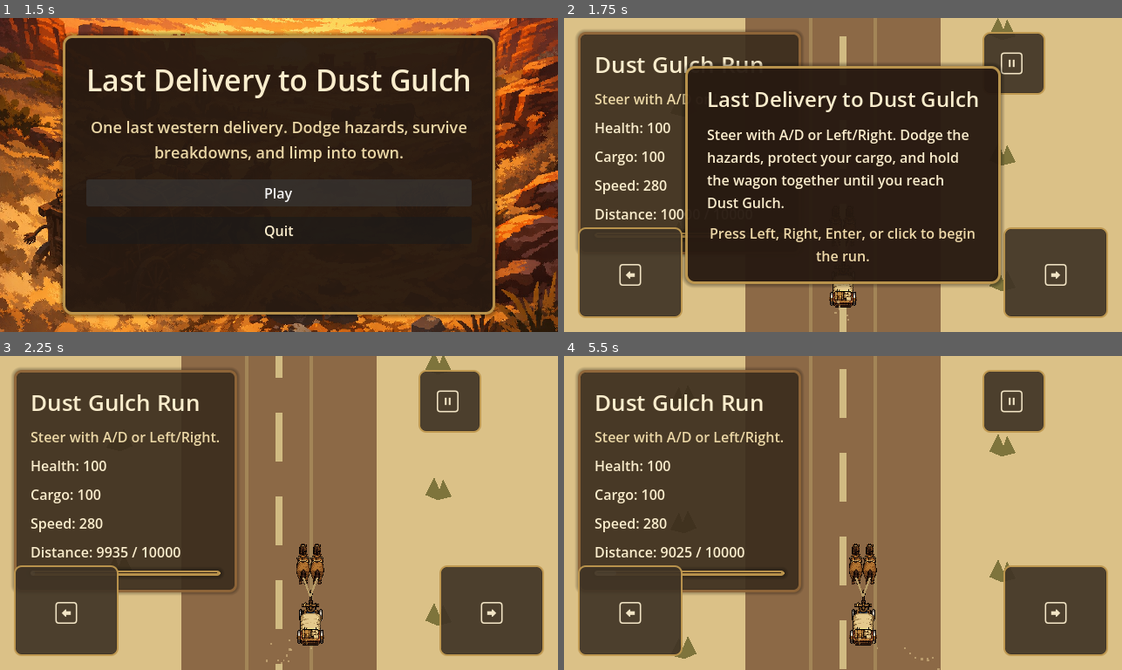
Above: before the commit, frames 1-4 (two rows, left to right).
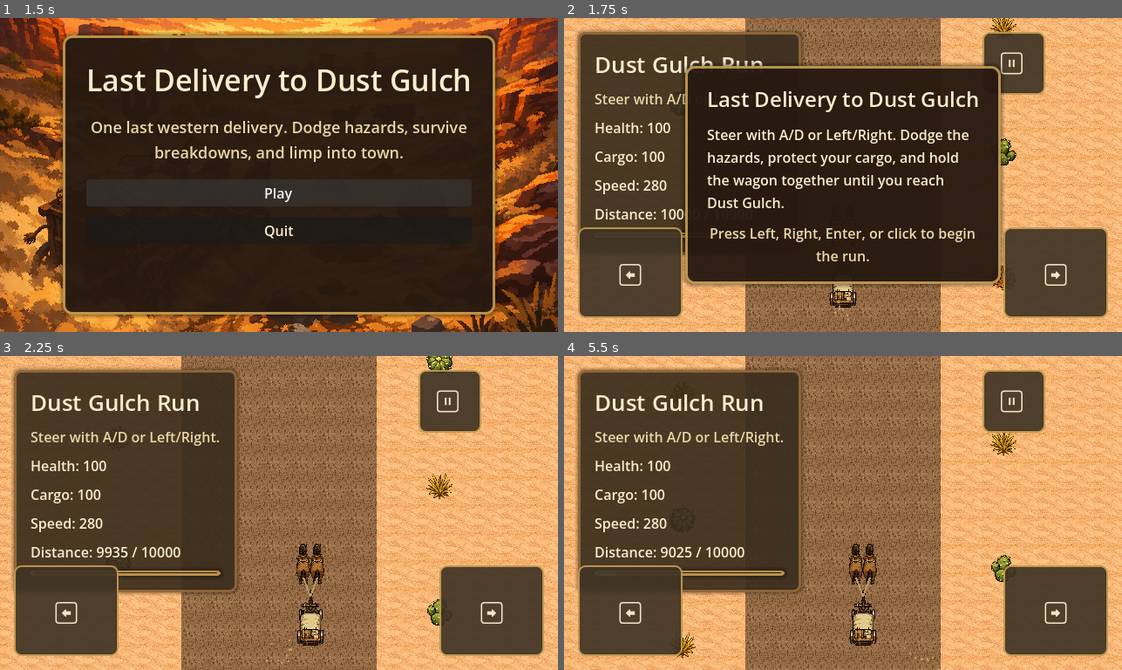
Above: after the commit, the same moments.

Repository: bbenefield89/The-Last-Delivery-to-Dust-Gulch
Game: Godot game, scene res://Scenes/AppRoot/AppRoot.tscn
The game is run twice, just before and just after one commit, with the same random seed, the same clock (stepped at 60 frames per second) and the same inputs. Sound files missing from this copy of the repository are replaced by a short silence.
Inputs (mouse positions are in pixels of both pictures, inside the frame that each line leads up to):
- Up to frame 1 (1.5 s): click "Play" at 0.5 s; click "Play" at 1.25 s
- Up to frame 2 (1.75 s): no input
- Up to frame 3 (2.25 s): tap Enter (ui_accept) at 2 s; move the mouse to (401, 497) at 2.02 s; hold D (steer_right) from 2.03 s (still down); tap T (return_to_title) at 2.1 s; click (401, 497) at 2.17 s
- Up to frame 4 (5.5 s): tap Enter (ui_accept) at 2.27, 5.27 s; release D (steer_right) at 2.75 s; drag from (731, 528) to (815, 575) at 2.77 s; move the mouse to (898, 443) at 3.52 s; hold D (steer_right) 3.53-4.25 s; tap Alt at 3.6 s; drag from (815, 575) to (675, 465) at 4.27 s; move the mouse to (1010, 560) at 5.02 s; hold A (steer_left) from 5.03 s (still down); tap Backspace at 5.1 s

Frame 1 is identical in both runs. In frame 2, 26% of the frame differs, in the area x 0-100%, y 0-100%; in frame 3, 38%; in frame 4, 38%.

Commit message:
feat(art): upgrade route environment visuals

Diff:
--- a/Scenes/RunScene/RunScene.tscn
+++ b/Scenes/RunScene/RunScene.tscn
@@ -52,23 +52,9 @@
 
 [node name="World" type="Node2D" parent="."]
 
-[node name="Backdrop" type="Polygon2D" parent="World"]
-polygon = PackedVector2Array(-480, -720, 480, -720, 480, 720, -480, 720)
-color = Color(0.862745, 0.760784, 0.529412, 1)
-
-[node name="Road" type="Polygon2D" parent="World"]
-polygon = PackedVector2Array(-112, -720, 112, -720, 112, 720, -112, 720)
-color = Color(0.552941, 0.415686, 0.27451, 1)
-
-[node name="RoadStripeLeft" type="Polygon2D" parent="World"]
-position = Vector2(-37, 0)
-polygon = PackedVector2Array(-2, -720, 2, -720, 2, 720, -2, 720)
-color = Color(0.74902, 0.658824, 0.427451, 0.45)
-
-[node name="RoadStripeRight" type="Polygon2D" parent="World"]
-position = Vector2(37, 0)
-polygon = PackedVector2Array(-2, -720, 2, -720, 2, 720, -2, 720)
-color = Color(0.74902, 0.658824, 0.427451, 0.45)
+[node name="Backdrop" type="Sprite2D" parent="World"]
+
+[node name="Road" type="Sprite2D" parent="World"]
 
 [node name="ScrollRoot" type="Node2D" parent="World"]
 unique_name_in_owner = true
--- a/Scenes/RunScene/run_scene.gd
+++ b/Scenes/RunScene/run_scene.gd
@@ -8,6 +8,15 @@
 const BACKGROUND_MUSIC := preload("res://Assets/Audio/We Ride At Dawn! (loop).ogg")
 const CARRIAGE_TEXTURE := preload("res://Assets/Tilesets/Carriage/Carriage-32x64.png")
 const HORSE_TEXTURE := preload("res://Assets/Tilesets/Horse/Horse-16x48.png")
+const DESERT_TEXTURE := preload("res://Assets/Tilesets/Desert/Desert-3-32x32.png")
+const ROAD_TEXTURE := preload("res://Assets/Tilesets/Road/Road-4-tiled-32x32.png")
+const SHRUB_TEXTURES: Array[Texture2D] = [
+	preload("res://Assets/Tilesets/Shrubs/Shrub-1-32x32.png"),
+	preload("res://Assets/Tilesets/Shrubs/Shrub-2-32x32.png"),
+	preload("res://Assets/Tilesets/Shrubs/Shrub-3-32x32.png"),
+	preload("res://Assets/Tilesets/Shrubs/Shrub-4-32x32.png"),
+]
+const SIGN_TEXTURE := preload("res://Assets/Tilesets/Sign/Sign-32x48.png")
 const WAGON_LOOP_SOUND := preload("res://Assets/Sfx/Horse-and-Chariot-30-sec-73615.mp3")
 const IMPACT_SOUND := preload("res://Assets/Sfx/Car-Crash-376874.mp3")
 const POTHOLE_IMPACT_SOUND := preload("res://Assets/Sfx/Car-Crash-376874.mp3")
@@ -75,16 +84,12 @@
 const HORSE_PANIC_FAILURE_SPEED_LOSS := 65.0
 const HORSE_PANIC_FAILURE_INSTABILITY_DURATION := 2.2
 const SCROLL_LOOP_HEIGHT := 960.0
-const CENTER_DASH_SPACING := 96.0
-const CENTER_DASH_SIZE := Vector2(8.0, 56.0)
-const CENTER_DASH_COUNT := 11
 const ROADSIDE_DECOR_SPACING := 144.0
 const ROADSIDE_DECOR_COUNT := 8
 const WAGON_COLLISION_SIZE := Vector2(32.0, 64.0)
 const RECOVERY_STEP_PENDING_COLOR := Color(0.25098, 0.203922, 0.145098, 0.92)
 const RECOVERY_STEP_ACTIVE_COLOR := Color(0.780392, 0.623529, 0.317647, 0.98)
 const RECOVERY_STEP_DONE_COLOR := Color(0.419608, 0.54902, 0.290196, 0.95)
-const DASH_COLOR := Color(0.886275, 0.811765, 0.572549, 0.8)
 const SCRUB_COLOR := Color(0.47451, 0.443137, 0.219608, 0.95)
 const SIGN_WOOD_COLOR := Color(0.415686, 0.266667, 0.121569, 1.0)
 const SIGN_TEXT_COLOR := Color(0.956863, 0.913725, 0.760784, 1.0)
@@ -112,6 +117,8 @@
 var _pause_menu_open := false
 var _onboarding_active := false
 
+@onready var _backdrop: Sprite2D = $World/Backdrop
+@onready var _road: Sprite2D = $World/Road
 @onready var _camera: Camera2D = %Camera
 @onready var _hazard_spawner: HazardSpawnerType = %HazardSpawner
 @onready var _scroll_root: Node2D = %ScrollRoot
@@ -189,6 +196,7 @@
 func _ready() -> void:
 	process_mode = Node.PROCESS_MODE_ALWAYS
 	_ensure_input_actions()
+	_configure_environment_art()
 	_ensure_scroll_visuals()
 	_configure_vehicle_sprites()
 	_configure_touch_buttons()
@@ -230,6 +238,27 @@
 		_horse_left_sprite.texture = HORSE_TEXTURE
 	if _horse_right_sprite != null:
 		_horse_right_sprite.texture = HORSE_TEXTURE
+
+
+## Applies the tiled road and desert art to the world background nodes.
+func _configure_environment_art() -> void:
+	if _backdrop != null:
+		_backdrop.texture = DESERT_TEXTURE
+		_backdrop.centered = false
+		_backdrop.texture_repeat = CanvasItem.TEXTURE_REPEAT_ENABLED
+		_backdrop.region_enabled = true
+		_backdrop.region_rect = Rect2(0.0, 0.0, 960.0, 1440.0)
+		_backdrop.position = Vector2(-480.0, -720.0)
+
+	if _road != null:
+		_road.texture = ROAD_TEXTURE
+		_road.centered = false
+		_road.texture_repeat = CanvasItem.TEXTURE_REPEAT_ENABLED
+		_road.region_enabled = true
+		_road.region_rect = Rect2(0.0, 0.0, 224.0, 1440.0)
+		_road.position = Vector2(-112.0, -720.0)
+
+	_update_environment_scroll()
 
 
 ## Applies the shared input-prompt font styling to the mobile touch buttons.
@@ -768,27 +797,29 @@
 
 	_scroll_segment_a.position.y = _scroll_offset
 	_scroll_segment_b.position.y = _scroll_offset - SCROLL_LOOP_HEIGHT
+	_update_environment_scroll()
+
+
+## Scrolls the tiled road and desert region windows to match the active route motion.
+func _update_environment_scroll() -> void:
+	if _backdrop != null and _backdrop.region_enabled:
+		var backdrop_rect := _backdrop.region_rect
+		backdrop_rect.position.y = -_scroll_offset
+		_backdrop.region_rect = backdrop_rect
+
+	if _road != null and _road.region_enabled:
+		var road_rect := _road.region_rect
+		road_rect.position.y = -_scroll_offset
+		_road.region_rect = road_rect
 
 
 func _populate_scroll_segment(segment: Node2D) -> void:
-	for i in range(CENTER_DASH_COUNT):
-		var dash := Polygon2D.new()
-		dash.polygon = PackedVector2Array([
-			Vector2(-CENTER_DASH_SIZE.x * 0.5, -CENTER_DASH_SIZE.y * 0.5),
-			Vector2(CENTER_DASH_SIZE.x * 0.5, -CENTER_DASH_SIZE.y * 0.5),
-			Vector2(CENTER_DASH_SIZE.x * 0.5, CENTER_DASH_SIZE.y * 0.5),
-			Vector2(-CENTER_DASH_SIZE.x * 0.5, CENTER_DASH_SIZE.y * 0.5),
-		])
-		dash.position = Vector2(0.0, -SCROLL_LOOP_HEIGHT + (i * CENTER_DASH_SPACING))
-		dash.color = DASH_COLOR
-		segment.add_child(dash)
-
 	for i in range(ROADSIDE_DECOR_COUNT):
-		var left_scrub := _make_scrub_cluster()
+		var left_scrub := _make_scrub_cluster(i)
 		left_scrub.position = Vector2(-184.0, -SCROLL_LOOP_HEIGHT + (i * ROADSIDE_DECOR_SPACING))
 		segment.add_child(left_scrub)
 
-		var right_scrub := _make_scrub_cluster()
+		var right_scrub := _make_scrub_cluster(i + 2)
 		right_scrub.position = Vector2(184.0, -SCROLL_LOOP_HEIGHT + (i * ROADSIDE_DECOR_SPACING) + 56.0)
 		right_scrub.scale.x = -1.0
 		segment.add_child(right_scrub)
@@ -798,52 +829,17 @@
 	segment.add_child(sign)
 
 
-func _make_scrub_cluster() -> Polygon2D:
-	var scrub := Polygon2D.new()
-	scrub.polygon = PackedVector2Array([
-		Vector2(-14.0, 12.0),
-		Vector2(-4.0, -8.0),
-		Vector2(0.0, 4.0),
-		Vector2(6.0, -10.0),
-		Vector2(16.0, 10.0),
-		Vector2(2.0, 16.0),
-	])
-	scrub.color = SCRUB_COLOR
+func _make_scrub_cluster(variant_index: int = 0) -> Sprite2D:
+	var scrub := Sprite2D.new()
+	scrub.texture = SHRUB_TEXTURES[variant_index % SHRUB_TEXTURES.size()]
 	return scrub
 
 
-func _make_road_sign(sign_text: String) -> Node2D:
-	var sign_root := Node2D.new()
-	sign_root.name = "RoadsideSign"
-
-	var post := Polygon2D.new()
-	post.polygon = PackedVector2Array([
-		Vector2(-4.0, -6.0),
-		Vector2(4.0, -6.0),
-		Vector2(4.0, 44.0),
-		Vector2(-4.0, 44.0),
-	])
-	post.color = SIGN_WOOD_COLOR
-	sign_root.add_child(post)
-
-	var board := Polygon2D.new()
-	board.position = Vector2(0.0, -12.0)
-	board.polygon = PackedVector2Array([
-		Vector2(-42.0, -16.0),
-		Vector2(42.0, -16.0),
-		Vector2(42.0, 16.0),
-		Vector2(-42.0, 16.0),
-	])
-	board.color = SIGN_WOOD_COLOR.darkened(0.08)
-	sign_root.add_child(board)
-
-	var label := Label.new()
-	label.text = sign_text
-	label.position = Vector2(-36.0, -22.0)
-	label.add_theme_font_size_override("font_size", 12)
-	label.add_theme_color_override("font_color", SIGN_TEXT_COLOR)
-	sign_root.add_child(label)
-	return sign_root
+func _make_road_sign(_sign_text: String) -> Sprite2D:
+	var sign := Sprite2D.new()
+	sign.name = "RoadsideSign"
+	sign.texture = SIGN_TEXTURE
+	return sign
 
 
 func _configure_dust_trail() -> void:
--- a/Tests/Unit/test_run_scene.gd
+++ b/Tests/Unit/test_run_scene.gd
@@ -308,29 +308,12 @@
 	var left_scrub_positions: Array[float] = []
 
 	for child in segment_a.get_children():
-		if child is Polygon2D and child.color == Color(0.47451, 0.443137, 0.219608, 0.95) and child.scale.x > 0.0:
+		if child is Sprite2D and scene.SHRUB_TEXTURES.has(child.texture) and child.scale.x > 0.0:
 			left_scrub_positions.append(child.position.y)
 
 	left_scrub_positions.sort()
 	assert_true(left_scrub_positions.size() >= scene.ROADSIDE_DECOR_COUNT)
 	assert_true(left_scrub_positions.back() >= 0.0)
-
-
-func test_scroll_segment_populates_enough_center_dashes_to_cover_loop_end() -> void:
-	var scene = RUN_SCENE.instantiate()
-	add_child_autofree(scene)
-	await wait_process_frames(1)
-
-	var segment_a: Node2D = scene.get_node("%ScrollSegmentA")
-	var dash_positions: Array[float] = []
-
-	for child in segment_a.get_children():
-		if child is Polygon2D and child.color == Color(0.886275, 0.811765, 0.572549, 0.8):
-			dash_positions.append(child.position.y)
-
-	dash_positions.sort()
-	assert_true(dash_positions.size() >= scene.CENTER_DASH_COUNT)
-	assert_true(dash_positions.back() >= 0.0)
 
 
 func test_late_route_progress_spawns_more_hazard_pressure() -> void:
@@ -1433,13 +1416,45 @@
 	var segment_a: Node2D = scene.get_node("%ScrollSegmentA")
 	var sign_found := false
 	for child in segment_a.get_children():
-		if child.name == "RoadsideSign":
-			var label := child.get_child(child.get_child_count() - 1) as Label
-			if label != null and label.text == "Dust Gulch":
-				sign_found = true
-				break
+		if child is Sprite2D and child.name == "RoadsideSign" and child.texture == scene.SIGN_TEXTURE:
+			sign_found = true
+			break
 
 	assert_true(sign_found)
+
+
+func test_step4_environment_art_replaces_route_placeholder_geometry() -> void:
+	var scene = RUN_SCENE.instantiate()
+	add_child_autofree(scene)
+	await wait_process_frames(1)
+
+	var backdrop: Sprite2D = scene.get_node("World/Backdrop")
+	var road: Sprite2D = scene.get_node("World/Road")
+	assert_eq(backdrop.texture, scene.DESERT_TEXTURE)
+	assert_eq(road.texture, scene.ROAD_TEXTURE)
+	assert_true(backdrop.region_enabled)
+	assert_true(road.region_enabled)
+	assert_false(scene.has_node("World/RoadStripeLeft"))
+	assert_false(scene.has_node("World/RoadStripeRight"))
+
+
+func test_step4_environment_art_scrolls_with_route_motion() -> void:
+	var scene = RUN_SCENE.instantiate()
+	add_child_autofree(scene)
+	await wait_process_frames(1)
+
+	var state := RunStateType.new()
+	_setup_active_run(scene, state)
+
+	var backdrop: Sprite2D = scene.get_node("World/Backdrop")
+	var road: Sprite2D = scene.get_node("World/Road")
+	var starting_backdrop_offset := backdrop.region_rect.position.y
+	var starting_road_offset := road.region_rect.position.y
+
+	scene._process(0.5)
+
+	assert_true(backdrop.region_rect.position.y < starting_backdrop_offset)
+	assert_true(road.region_rect.position.y < starting_road_offset)
 
 
 func test_step3_cohesion_nodes_exist_on_wagon() -> void:
Not shown, changed: kanban_tasks_data.kanban
